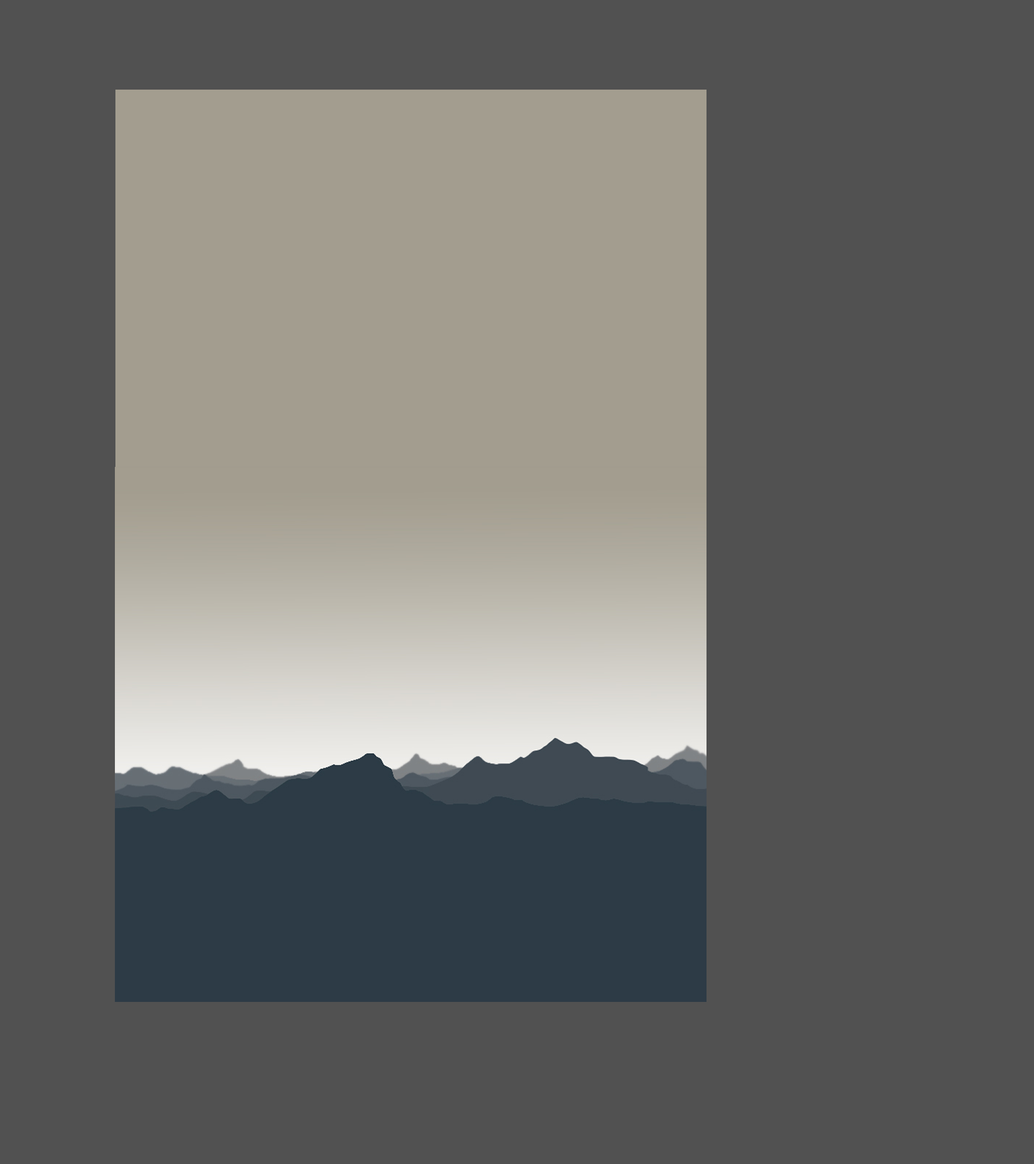
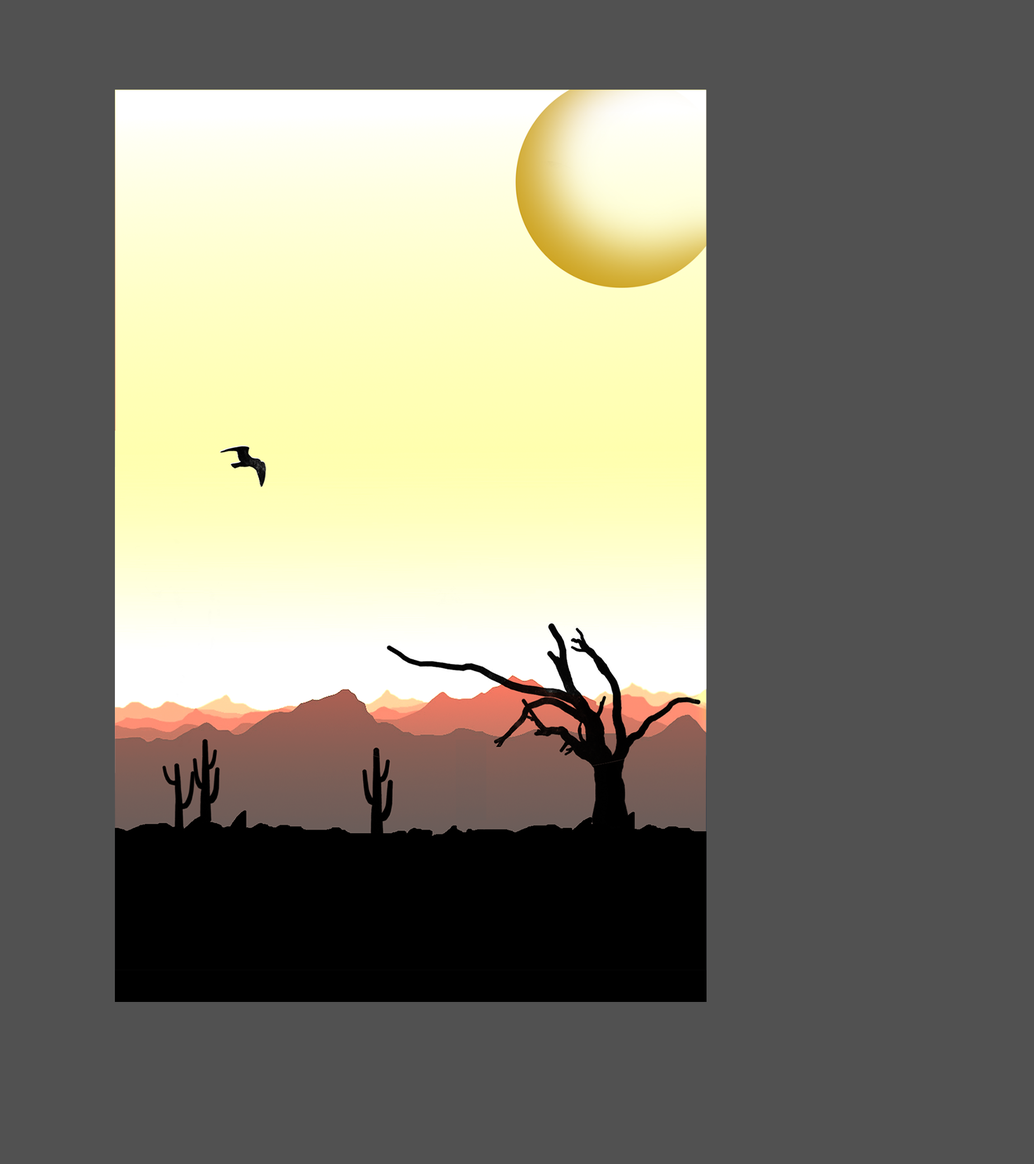
Layer changes from the first w=1034, h=1164 image to the second:
added layer "Layer 75" above "Layer 74" over <box>114,89,707,1003</box>
